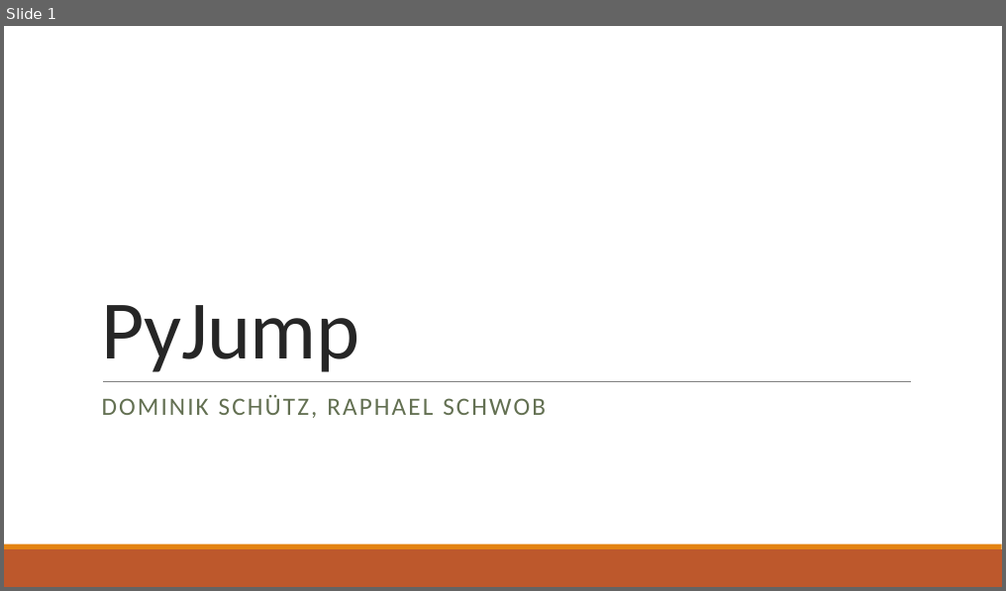
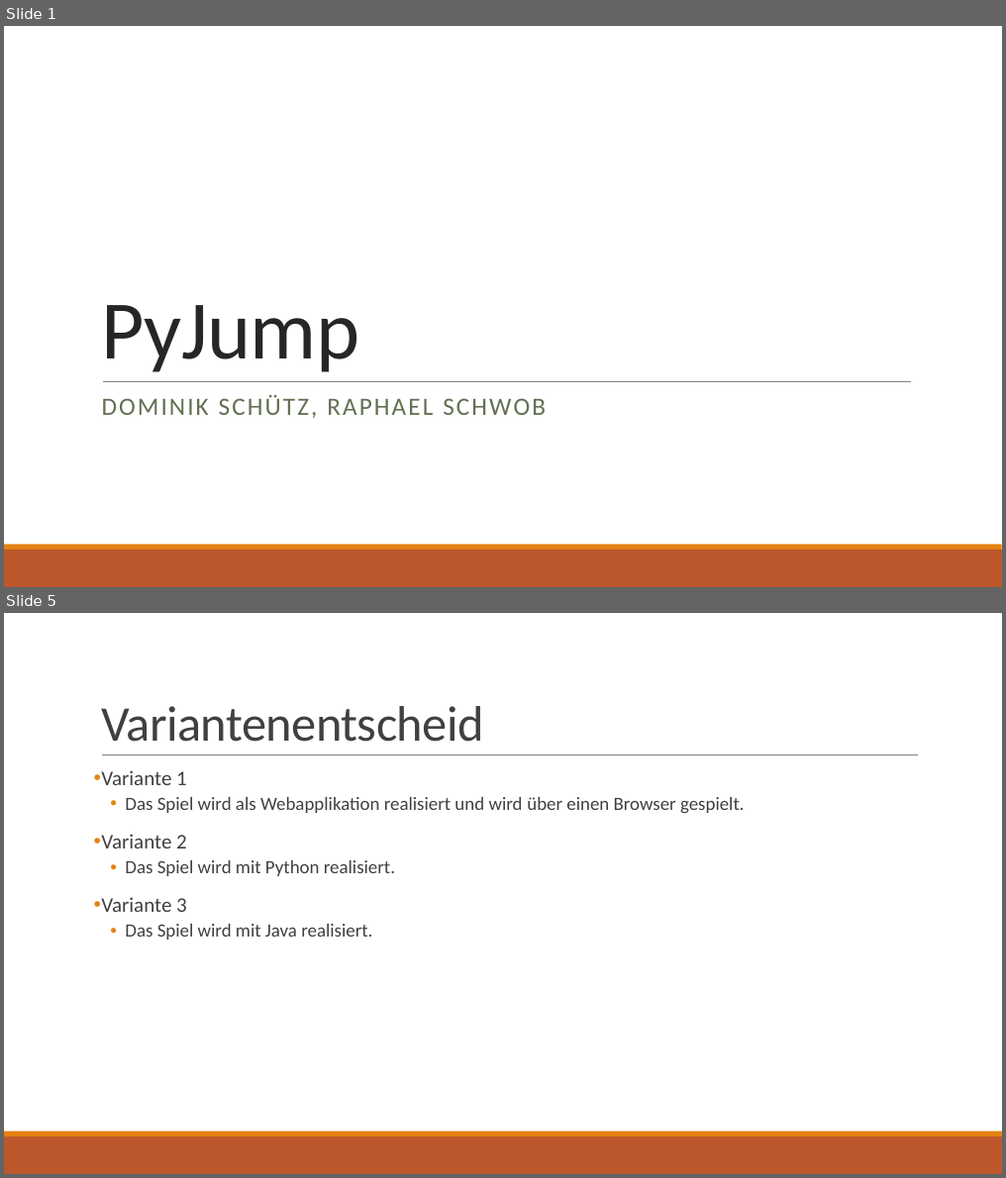
Before and after one commit to raphael-s/M306, a slide deck: docs/Projektpräsentation.pptx. Shown one above the other, each under a label of ours: slide 1 before the commit, slides 1 and 5 after it; the slides between them are not shown. The pictures are 1006x591 and 1006x1178 pixels, drawn with LibreOffice and Linux fonts; fonts in the diff are those of the drawing. Boxes give left, top, right and bottom in pixels: in the first picture for what was removed or moved away, otherwise in the second. Text is boxed around its words. In the diff, an @@ line names an element or a change of style, - is before the commit and + after.

```diff
--- a/docs/Projektpräsentation.pptx
+++ b/docs/Projektpräsentation.pptx
@@ slide 5 added at [4, 613, 1002, 1174], background #FFFFFF; not listed: 2 template elements that a slide beside it also shows @@
@@ title added at [101, 706, 483, 742], 48 pt, text #404040 @@
+Variantenentscheid
@@ line added from (102, 756) to (918, 756), #808080 0.5 pt @@
@@ text added at [101, 770, 745, 940], 18 pt, text #404040 @@
+• Variante 1
+  • Das Spiel wird als Webapplikation realisiert und wird über einen Browser gespielt.
+• Variante 2
+  • Das Spiel wird mit Python realisiert.
+• Variante 3
+  • Das Spiel wird mit Java realisiert.
```
Also in this commit, not shown: 1 slide changed, 7 other slides added.
